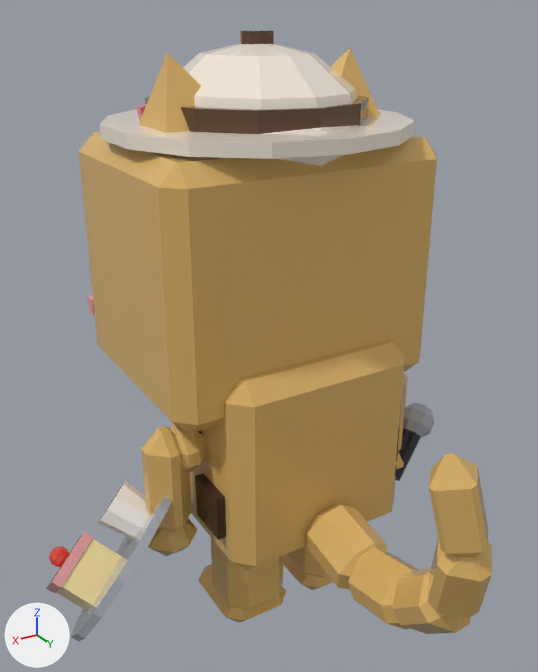
An edit to the glTF model assets/cat-cafe/exports/CatCafe_Cat_Bengal_Work.glb, drawn before and after from the same camera.
Camera for both pictures: a 50 mm lens placed at (1.21, 1.842, 2.018), pointed at (0.114, 0.014, 1.104). Arrows for +X, +Y and +Z are at lower left; the lights stay in place. The older version comes first.

Before the edit, the objects in view are built like this:
```python
me_catcafe_cat_bengal_work_body = bpy.data.meshes.new('CatCafe_Cat_Bengal_Work_Body')
me_catcafe_cat_bengal_work_body.from_pydata(...)  # 112 vertices, 192 faces; spans x -0.465..0.465, y -0.356..0.204, z 0.361..1.045
me_catcafe_cat_bengal_work_body.materials.append(mat_catcafe_palette)
me_catcafe_cat_bengal_work_head = bpy.data.meshes.new('CatCafe_Cat_Bengal_Work_Head')
me_catcafe_cat_bengal_work_head.from_pydata(...)  # 96 vertices, 152 faces; spans x -0.475..0.475, y -0.594..0.219, z -0.095..0.703
me_catcafe_cat_bengal_work_head.materials.append(mat_catcafe_palette)
me_catcafe_cat_bengal_work_legf1 = bpy.data.meshes.new('CatCafe_Cat_Bengal_Work_LegF1')
me_catcafe_cat_bengal_work_legf1.from_pydata(...)  # 48 vertices, 88 faces; spans x -0.086..0.086, y -0.1..0.081, z -0.404..0.057
me_catcafe_cat_bengal_work_legf1.materials.append(mat_catcafe_palette)
ob_catcafe_cat_bengal_work_body = bpy.data.objects.new('CatCafe_Cat_Bengal_Work_Body', me_catcafe_cat_bengal_work_body)
ob_catcafe_cat_bengal_work_body.location = (0.0, 0.0, 0.0)
ob_catcafe_cat_bengal_work_head = bpy.data.objects.new('CatCafe_Cat_Bengal_Work_Head', me_catcafe_cat_bengal_work_head)
ob_catcafe_cat_bengal_work_head.location = (0.0, -0.095, 0.969)
ob_catcafe_cat_bengal_work_legf1 = bpy.data.objects.new('CatCafe_Cat_Bengal_Work_LegF1', me_catcafe_cat_bengal_work_legf1)
ob_catcafe_cat_bengal_work_legf1.location = (0.451, -0.057, 0.779)
# also in view: 'CatCafe_Cat_Bengal_Work_Prop' at (0.0, -0.246, 1.685); 'CatCafe_Cat_Bengal_Work_LegB2' at (-0.162, -0.105, 0.209); 'CatCafe_Cat_Bengal_Work_Held_Entertainer' at (-0.555, -0.054, 0.489); 'CatCafe_Cat_Bengal_Work_EarR' at (-0.255, -0.199, 1.77); 'CatCafe_Cat_Bengal_Work_Tail' at (0.029, 0.534, 0.715)
```
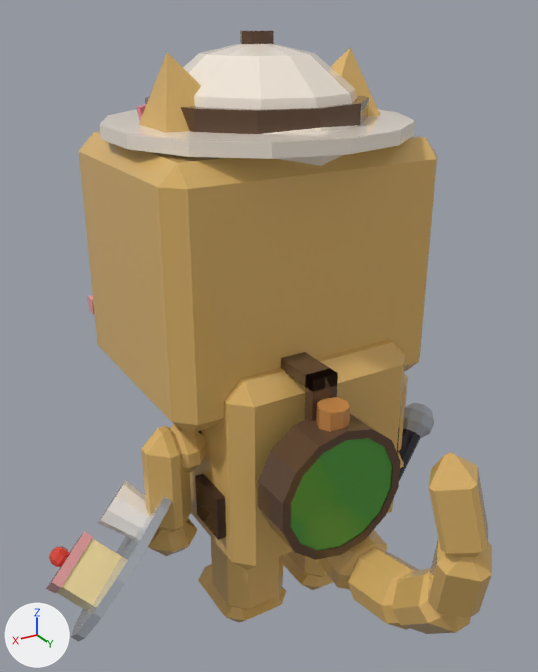
What the commit changed:
Mesh me_catcafe_cat_bengal_work_prop2 is new.
It has 114 vertices, 216 faces and spans x -0.113..0.303, y 0.076..0.404, z 0.527..1.078.
It uses material mat_catcafe_palette.
Object 'CatCafe_Cat_Bengal_Work_Prop2' (ob_catcafe_cat_bengal_work_prop2) is new; it shows me_catcafe_cat_bengal_work_prop2.
Its location is (0.0, 0.0, 0.0).

Where the change shows, as pixel boxes (x1, y1, x2, y2) in the pictures (538 x 672 px):
'CatCafe_Cat_Bengal_Work_Prop2', added
    after: (258, 352, 401, 560)
